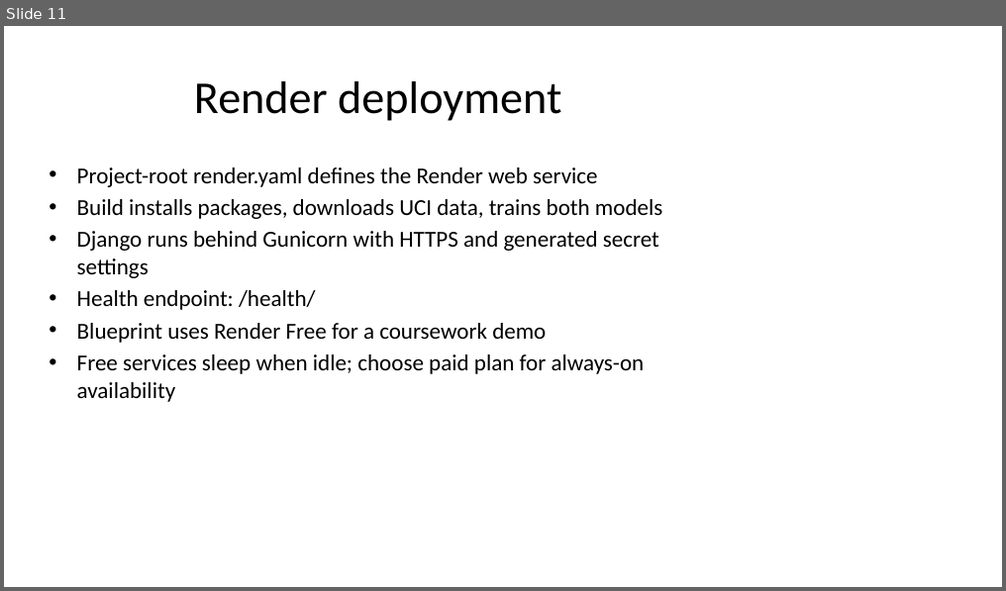
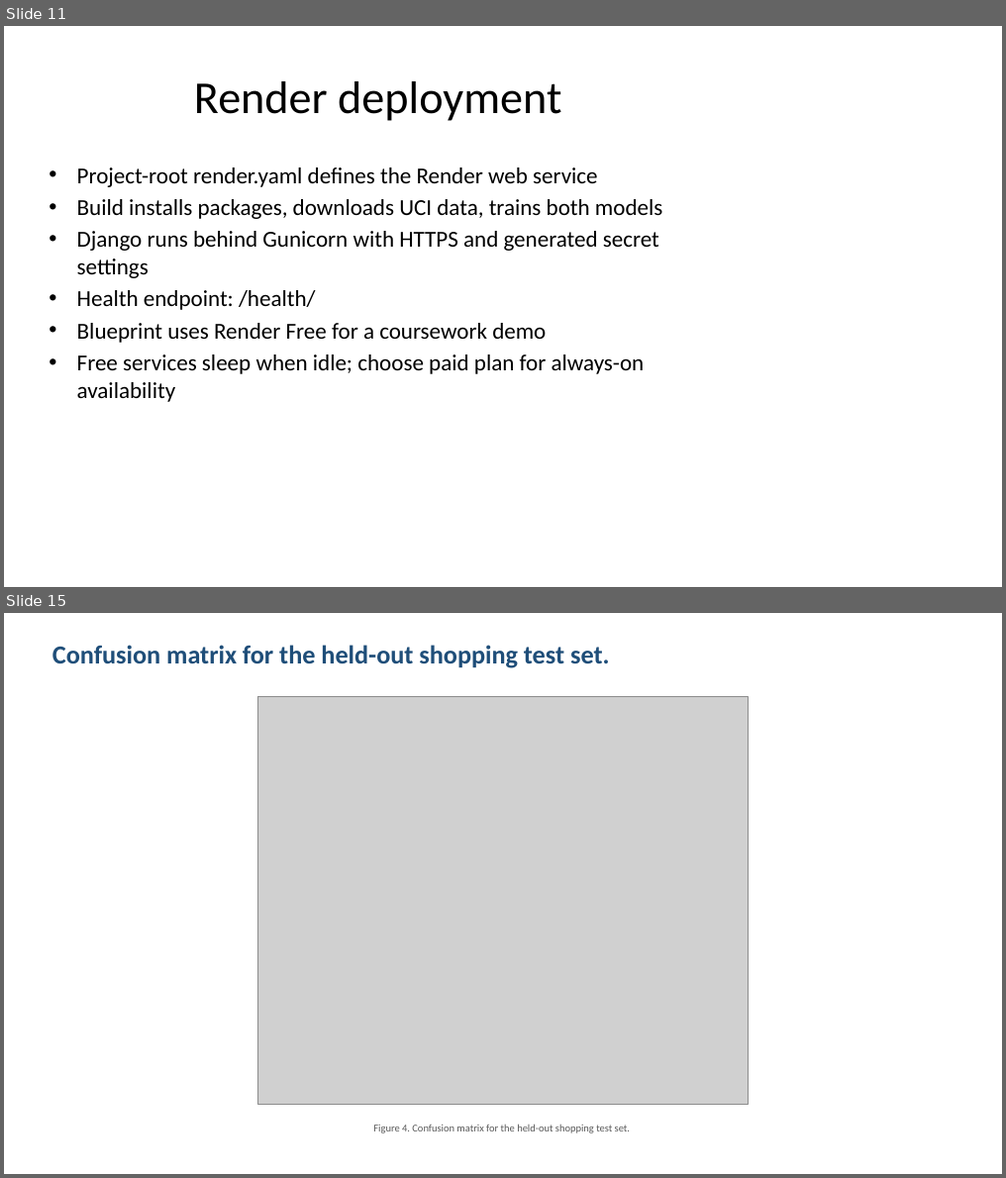
Before and after one commit to killshot-0/Online-shopping-purchase-prediction-and-Air-quality-estimation, a slide deck: outputs/ML_Process_Presentation.pptx. Shown one above the other, each under a label of ours: slide 11 before the commit, slides 11 and 15 after it; the slides between them are not shown. The pictures are 1006x591 and 1006x1178 pixels, drawn with LibreOffice and Linux fonts; fonts in the diff are those of the drawing; grey boxes stand for pictures. Boxes give left, top, right and bottom in pixels: in the first picture for what was removed or moved away, otherwise in the second. Text is boxed around its words. In the diff, an @@ line names an element or a change of style, - is before the commit and + after.

```diff
--- a/outputs/ML_Process_Presentation.pptx
+++ b/outputs/ML_Process_Presentation.pptx
@@ slide 15 added at (x1=4, y1=613, x2=1002, y2=1174), background #FFFFFF @@
@@ text added at (x1=53, y1=645, x2=610, y2=668), 25 pt, text #1F4E79, bold @@
+Confusion matrix for the held-out shopping test set.
@@ picture added at (x1=258, y1=697, x2=748, y2=1105) @@
@@ text added at (x1=373, y1=1124, x2=630, y2=1134), 10 pt, text #5A5A5A @@
+Figure 4. Confusion matrix for the held-out shopping test set.
```
Also in this commit, not shown: 2 slides changed, 7 other slides added, 10 other files.
